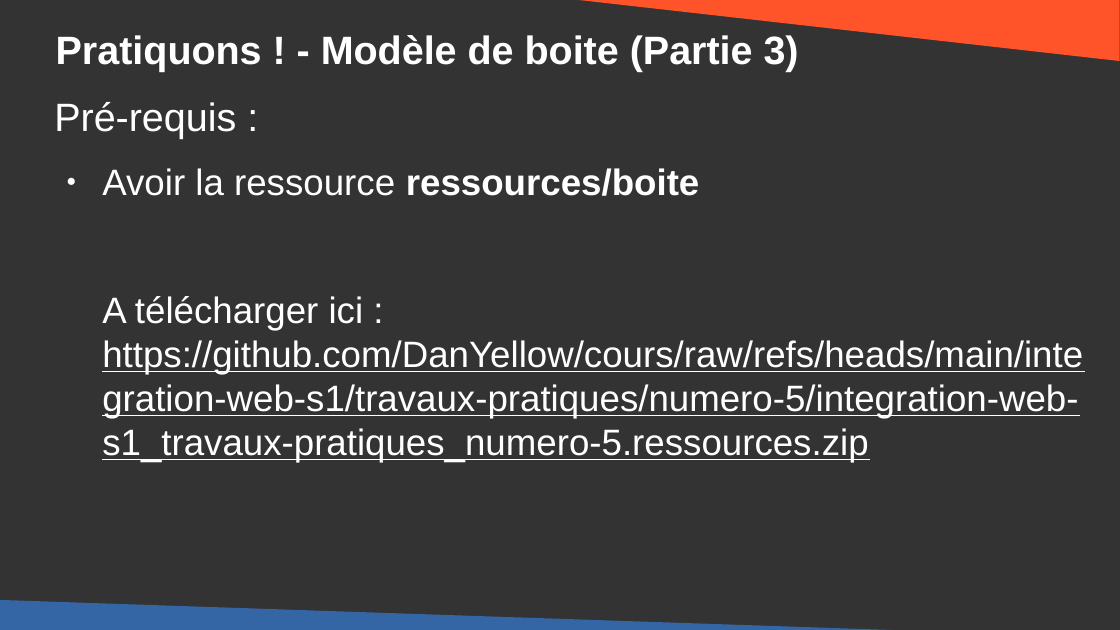
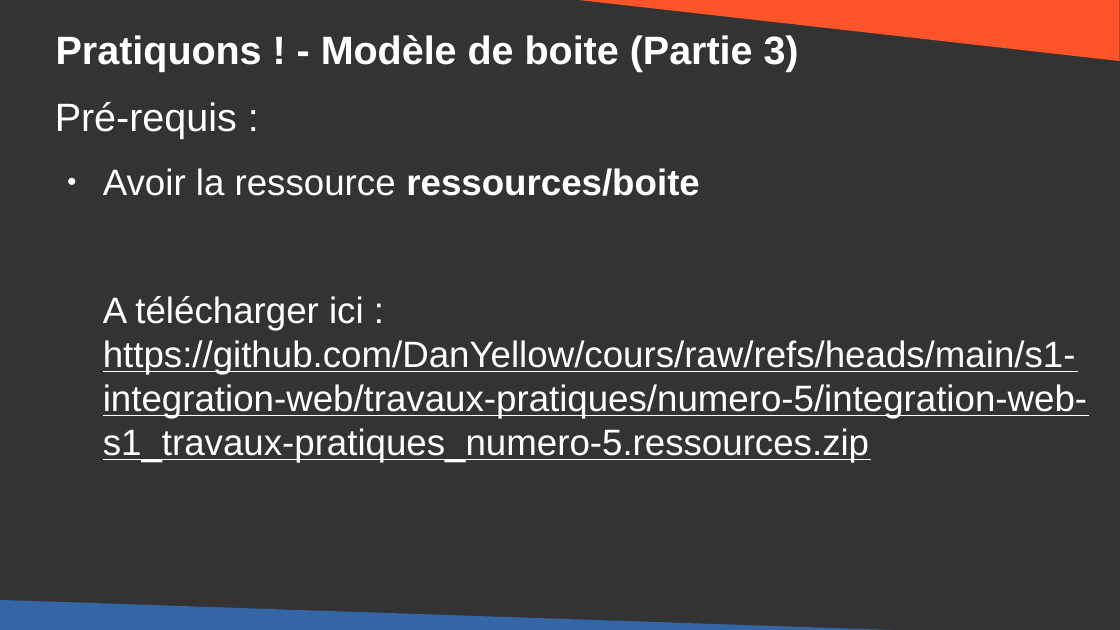
Before and after one commit to DanYellow/cours, a slide deck: slide 27 of s1-integration-web/travaux-pratiques/numero-5/presentation.odp. Drawn at 1120x630 pixels with LibreOffice and Linux fonts; fonts in the diff are those of the drawing. Boxes give left, top, right and bottom in pixels: in the first picture for what was removed or moved away, otherwise in the second. Text is boxed around its words. In the diff, an @@ line names an element or a change of style, - is before the commit and + after.

Commit message:
s1-integration-web@TP#5 - Update presentation

```diff
--- a/s1-integration-web/travaux-pratiques/numero-5/presentation.odp
+++ b/s1-integration-web/travaux-pratiques/numero-5/presentation.odp
@@ text at box(103, 296, 1087, 462): text changed @@
-A télécharger ici : https://github.com/DanYellow/cours/raw/refs/heads/main/integration-web-s1/travaux-pratiques/numero-5/integration-web-s1_travaux-pratiques_numero-5.ressources.zip
+A télécharger ici : https://github.com/DanYellow/cours/raw/refs/heads/main/s1-integration-web/travaux-pratiques/numero-5/integration-web-s1_travaux-pratiques_numero-5.ressources.zip
```
Also in this commit, not shown: 7 other slides changed, 1 other file.
